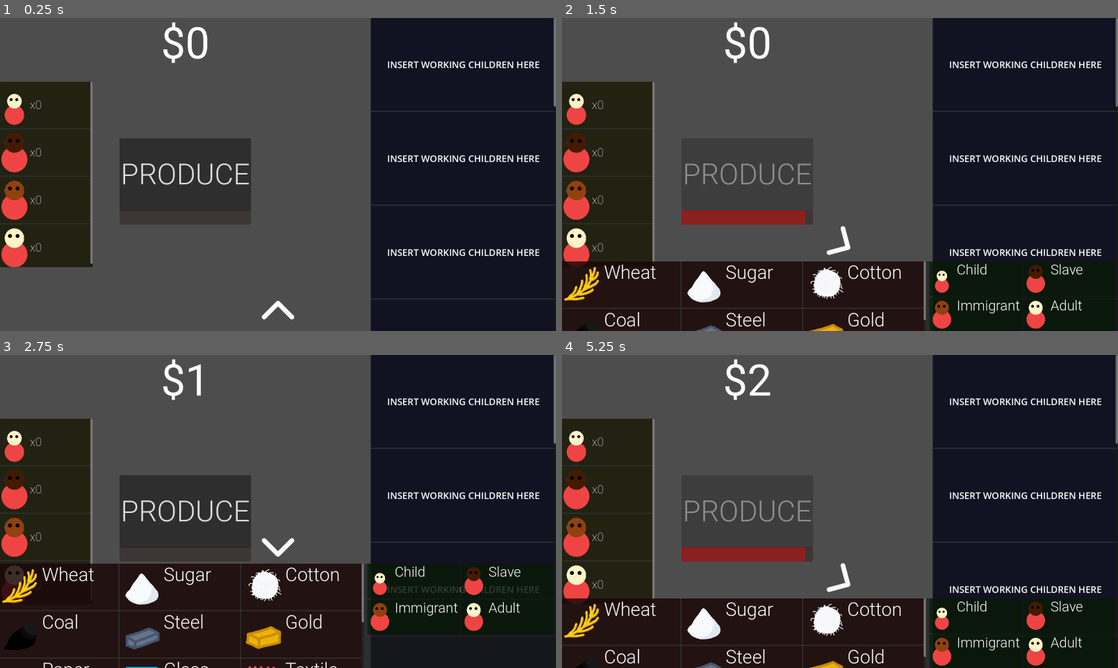
Above: before the commit, frames 1-4 (two rows, left to right).
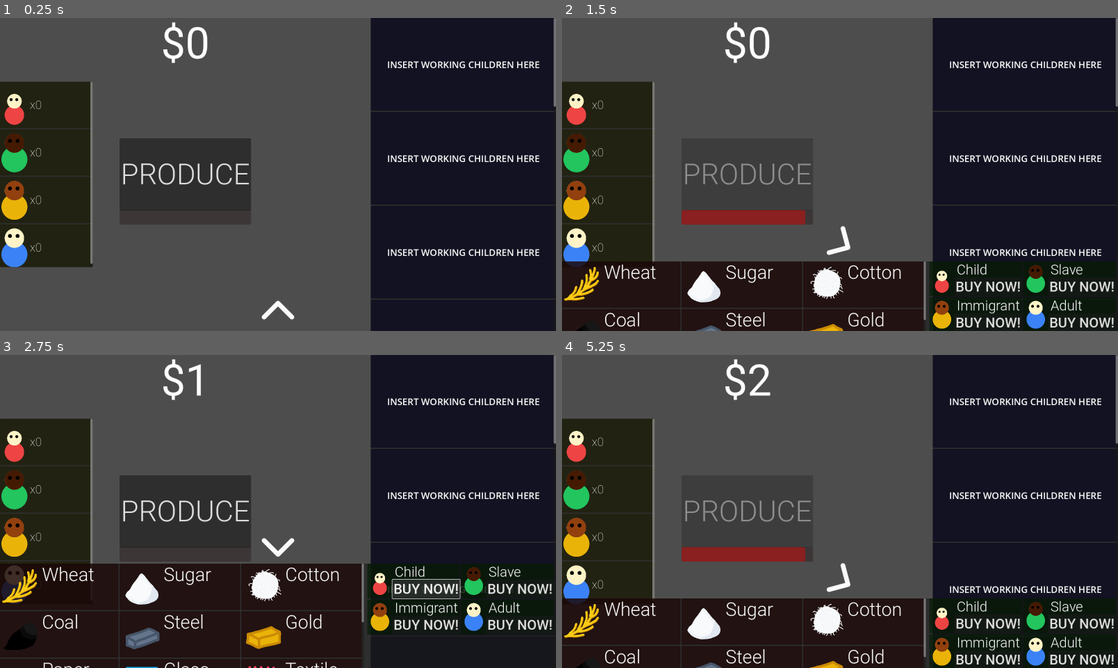
Above: after the commit, the same moments.

Repository: LowBudgetGameDev/Industrial-Revolution-Game
Game: Godot game, scene res://Scenes/Game_Scene.tscn
Two runs of this game, one before a commit and one after it. Both use one fixed random seed, a clock stepped at 60 frames per second and the inputs below.
Inputs (mouse positions are in pixels of both pictures, inside the frame that each line leads up to):
- Up to frame 1 (0.25 s): no input
- Up to frame 2 (1.5 s): click "PRODUCE" at 0.5 s; click (840, 312) at 1.25 s
- Up to frame 3 (2.75 s): click (428, 589) at 2 s, where only the run after the commit has a clickable "BUY NOW!"
- Up to frame 4 (5.25 s): click "PRODUCE" at 2.75 s; click (840, 545) at 3.5 s; click "PRODUCE" at 4.25 s; click (840, 649) at 5 s

The runs differ from the first frame. In frame 1, 0.8% of the frame differs, in the area x 0-5%, y 41-80%; in frame 2, 2.1%; in frame 3, 2.5%, in the area x 0-100%, y 41-89%; in frame 4, 2.1%.

Commit message:
you can buy children now

Diff:
--- a/Resources/Workers/Adult.tres
+++ b/Resources/Workers/Adult.tres
@@ -7,3 +7,5 @@
 script = ExtResource("1_cgct0")
 name = "Adult"
 sprite = ExtResource("2_6cptc")
+buy_price = 50
+salary = 10.0
--- a/Resources/Workers/Child.tres
+++ b/Resources/Workers/Child.tres
@@ -7,3 +7,5 @@
 script = ExtResource("1_g0ivo")
 name = "Child"
 sprite = ExtResource("2_7psvk")
+buy_price = 5
+salary = 0.5
--- a/Resources/Workers/Immigrant.tres
+++ b/Resources/Workers/Immigrant.tres
@@ -7,3 +7,5 @@
 script = ExtResource("1_f6cbr")
 name = "Immigrant"
 sprite = ExtResource("2_5u0ws")
+buy_price = 15
+salary = 3.0
--- a/Resources/Workers/Slave.tres
+++ b/Resources/Workers/Slave.tres
@@ -7,3 +7,5 @@
 script = ExtResource("1_hlaeo")
 name = "Slave"
 sprite = ExtResource("2_jsxs4")
+buy_price = 3
+salary = 0.01
--- a/Scenes/Humans/Adult.tscn
+++ b/Scenes/Humans/Adult.tscn
@@ -4,7 +4,7 @@
 
 [sub_resource type="AtlasTexture" id="AtlasTexture_l1okm"]
 atlas = ExtResource("1_sscnb")
-region = Rect2(0, 0, 256, 256)
+region = Rect2(768, 0, 256, 256)
 
 [sub_resource type="AtlasTexture" id="AtlasTexture_h7fhp"]
 atlas = ExtResource("1_sscnb")
--- a/Scenes/Humans/Immigrant.tscn
+++ b/Scenes/Humans/Immigrant.tscn
@@ -4,7 +4,7 @@
 
 [sub_resource type="AtlasTexture" id="AtlasTexture_l1okm"]
 atlas = ExtResource("1_n1h82")
-region = Rect2(0, 0, 256, 256)
+region = Rect2(256, 0, 256, 256)
 
 [sub_resource type="AtlasTexture" id="AtlasTexture_h7fhp"]
 atlas = ExtResource("1_n1h82")
@@ -16,8 +16,8 @@
 anchors_preset = 15
 anchor_right = 1.0
 anchor_bottom = 1.0
-offset_right = -1920.0
-offset_bottom = -1080.0
+offset_right = -2624.0
+offset_bottom = -1236.0
 grow_horizontal = 2
 grow_vertical = 2
 
--- a/Scenes/Humans/Slave.tscn
+++ b/Scenes/Humans/Slave.tscn
@@ -4,7 +4,7 @@
 
 [sub_resource type="AtlasTexture" id="AtlasTexture_l1okm"]
 atlas = ExtResource("1_mhwvn")
-region = Rect2(0, 0, 256, 256)
+region = Rect2(512, 0, 256, 256)
 
 [sub_resource type="AtlasTexture" id="AtlasTexture_h7fhp"]
 atlas = ExtResource("1_mhwvn")
@@ -16,8 +16,8 @@
 anchors_preset = 15
 anchor_right = 1.0
 anchor_bottom = 1.0
-offset_right = -1920.0
-offset_bottom = -1080.0
+offset_right = -2624.0
+offset_bottom = -1236.0
 grow_horizontal = 2
 grow_vertical = 2
 
--- a/Scenes/MarketWorkerUI.tscn
+++ b/Scenes/MarketWorkerUI.tscn
@@ -1,9 +1,10 @@
-[gd_scene load_steps=3 format=3 uid="uid://d3sur0ighbywx"]
+[gd_scene load_steps=4 format=3 uid="uid://d3sur0ighbywx"]
 
 [ext_resource type="Script" path="res://Scripts/MarketWorkerUI.gd" id="1_t6bqr"]
 [ext_resource type="FontFile" uid="uid://dtxa1ss1665cq" path="res://Fonts/Roboto-Light.ttf" id="2_lavk4"]
+[ext_resource type="FontFile" uid="uid://poucd4nk36fw" path="res://Fonts/Roboto-Medium.ttf" id="3_rn346"]
 
-[node name="MarketWorkerUI" type="Control" node_paths=PackedStringArray("worker_name_text")]
+[node name="MarketWorkerUI" type="Control" node_paths=PackedStringArray("worker_name_text", "buy_button")]
 custom_minimum_size = Vector2(320, 120)
 layout_mode = 3
 anchors_preset = 15
@@ -15,6 +16,7 @@
 grow_vertical = 2
 script = ExtResource("1_t6bqr")
 worker_name_text = NodePath("WorkerName")
+buy_button = NodePath("BuyButton")
 
 [node name="Panel" type="Panel" parent="."]
 self_modulate = Color(0, 1, 0, 1)
@@ -38,3 +40,18 @@
 text = "CHILDREN"
 fit_content = true
 autowrap_mode = 0
+
+[node name="BuyButton" type="Button" parent="."]
+layout_mode = 1
+anchors_preset = 3
+anchor_left = 1.0
+anchor_top = 1.0
+anchor_right = 1.0
+anchor_bottom = 1.0
+offset_left = -232.0
+offset_top = -65.0
+grow_horizontal = 0
+grow_vertical = 0
+theme_override_fonts/font = ExtResource("3_rn346")
+theme_override_font_sizes/font_size = 48
+text = "BUY NOW!"
--- a/Scripts/HiredWorkerUI.gd
+++ b/Scripts/HiredWorkerUI.gd
@@ -5,8 +5,11 @@
 @export var amount_text : RichTextLabel
 @export var worker : String
 
+func _ready():
+    WorkerManager.instance.on_hired_worker.connect(self.update_text)
+
 func init():
-    amount_text.text = "x" + str(WorkerManager.instance.get_amount_workers_hired(worker))
+    update_text()
 
     var human_scene = load(WorkerManager.instance.get_worker_resource(worker).sprite.resource_path)
 
@@ -15,3 +18,6 @@
     add_child(human)
     human.set_position(Vector2(5, 14))
     human.set_scale(Vector2(0.35, 0.35))
+
+func update_text():
+    amount_text.text = "x" + str(WorkerManager.instance.get_amount_workers_hired(worker))
--- a/Scripts/MarketWorkerUI.gd
+++ b/Scripts/MarketWorkerUI.gd
@@ -3,7 +3,11 @@
 class_name MarketWorkerUI
 
 @export var worker_name_text : RichTextLabel
+@export var buy_button : Button
 @export var worker : Worker
+
+func _ready():
+	buy_button.pressed.connect(self.buy_worker)
 
 func init():
 	worker_name_text.text = worker.name
@@ -16,3 +20,6 @@
 
 	human.set_scale(Vector2(0.25, 0.25))
 	human.set_position(Vector2(12, 12))
+
+func buy_worker():
+	WorkerManager.instance.buy_worker(worker)
--- a/Scripts/MoneyManager.gd
+++ b/Scripts/MoneyManager.gd
@@ -16,6 +16,9 @@
 	_money = 0
 	pass # Replace with function body.
 
+func can_spend_money(price: int) -> bool:
+	return _money >= price
+
 func gain_money(amount : int):
 	_money += amount
 	on_money_amount_changed.emit()
--- a/Scripts/Worker.gd
+++ b/Scripts/Worker.gd
@@ -4,3 +4,5 @@
 
 @export var name: String
 @export var sprite: PackedScene
+@export var buy_price: int
+@export var salary: float
--- a/Scripts/WorkerManager.gd
+++ b/Scripts/WorkerManager.gd
@@ -5,6 +5,8 @@
 enum Worker_Enum {Child, Slave, Immigrant, Adult}
 
 static var instance : WorkerManager
+
+signal on_hired_worker
 
 var _hired_workers_dictionary : Dictionary = {}
 var _working_workers_dictionary : Dictionary = {}
@@ -21,6 +23,16 @@
 		var resource = load("res://Resources/Workers/" + str(worker) + ".tres")
 		_worker_resource_dictionary[worker] = resource
 
+func buy_worker(worker: Worker):
+	if (!MoneyManager.instance.can_spend_money(worker.buy_price)):
+		return
+
+	MoneyManager.instance.lose_money(worker.buy_price)
+	var wor = _worker_resource_dictionary.find_key(worker)
+
+	_hired_workers_dictionary[wor] += 1
+	on_hired_worker.emit()
+
 func get_worker_resource(worker: String) -> Worker:
 	return _worker_resource_dictionary[worker]
 
